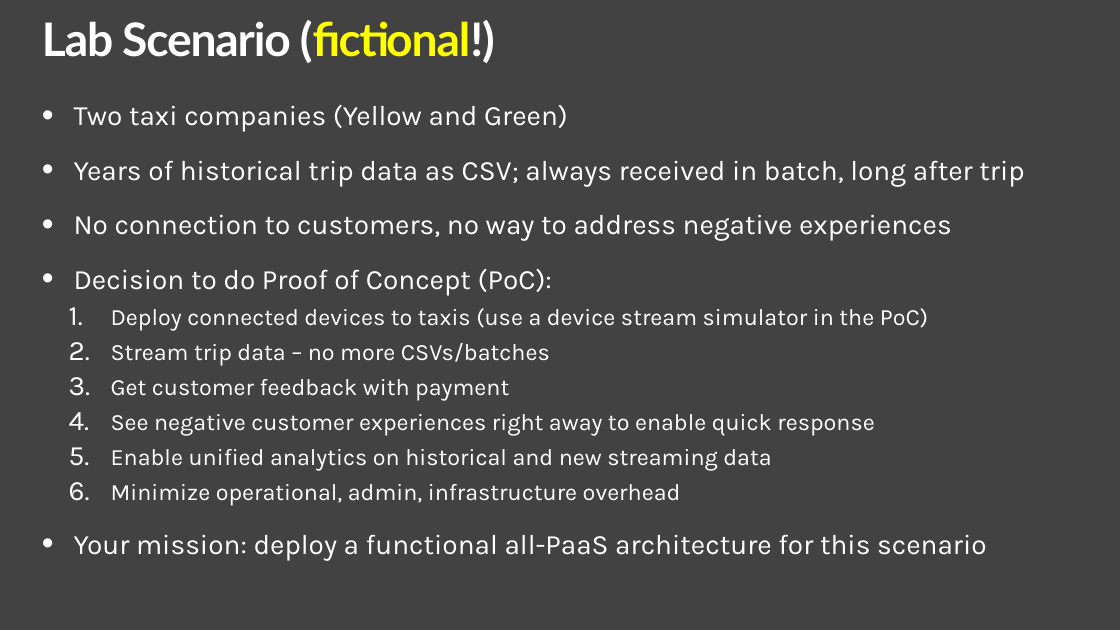
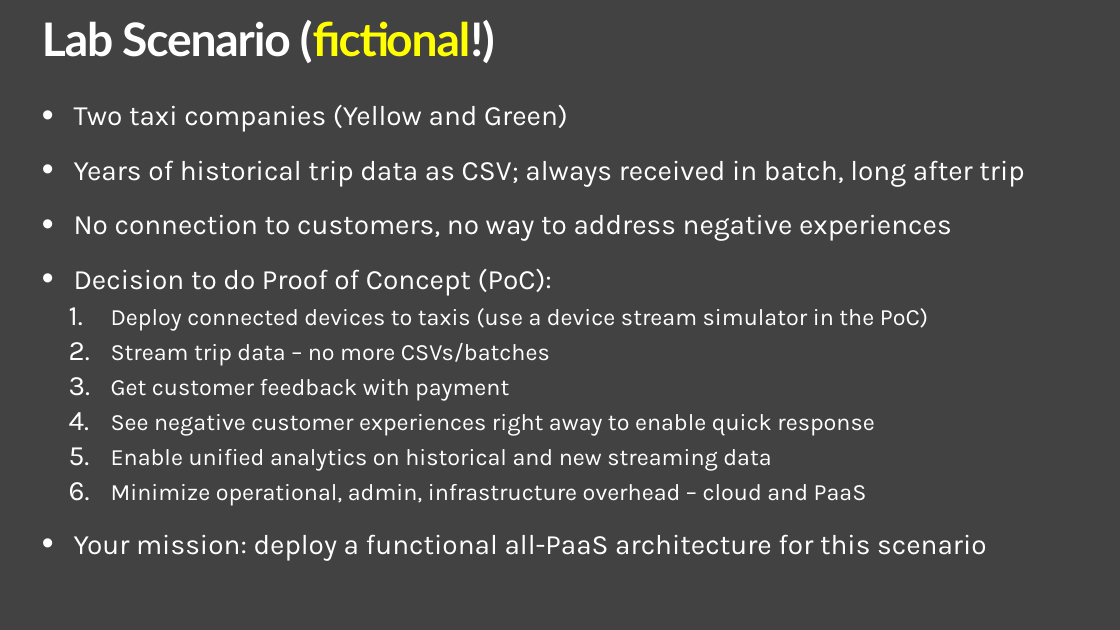
Before and after one commit to rekha-balan/azure-discoveryday2019-mdw, a slide deck: slide 5 of files/session.pptx. Drawn at 1120x630 pixels with LibreOffice and Linux fonts; fonts in the diff are those of the drawing. Boxes give left, top, right and bottom in pixels: in the first picture for what was removed or moved away, otherwise in the second. Text is boxed around its words. In the diff, an @@ line names an element or a change of style, - is before the commit and + after.

```diff
--- a/files/session.pptx
+++ b/files/session.pptx
@@ text at (111,484,867,505): text changed @@
-    6. Minimize operational, admin, infrastructure overhead
+    6. Minimize operational, admin, infrastructure overhead – cloud and PaaS
```
Also in this commit, not shown: 1 other slide changed, 14 slides added.
